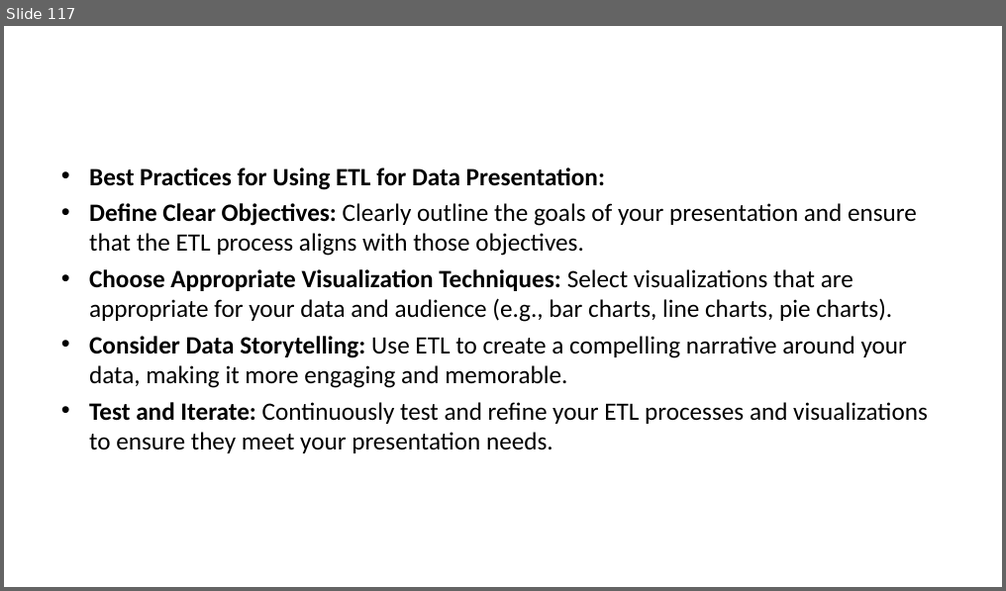
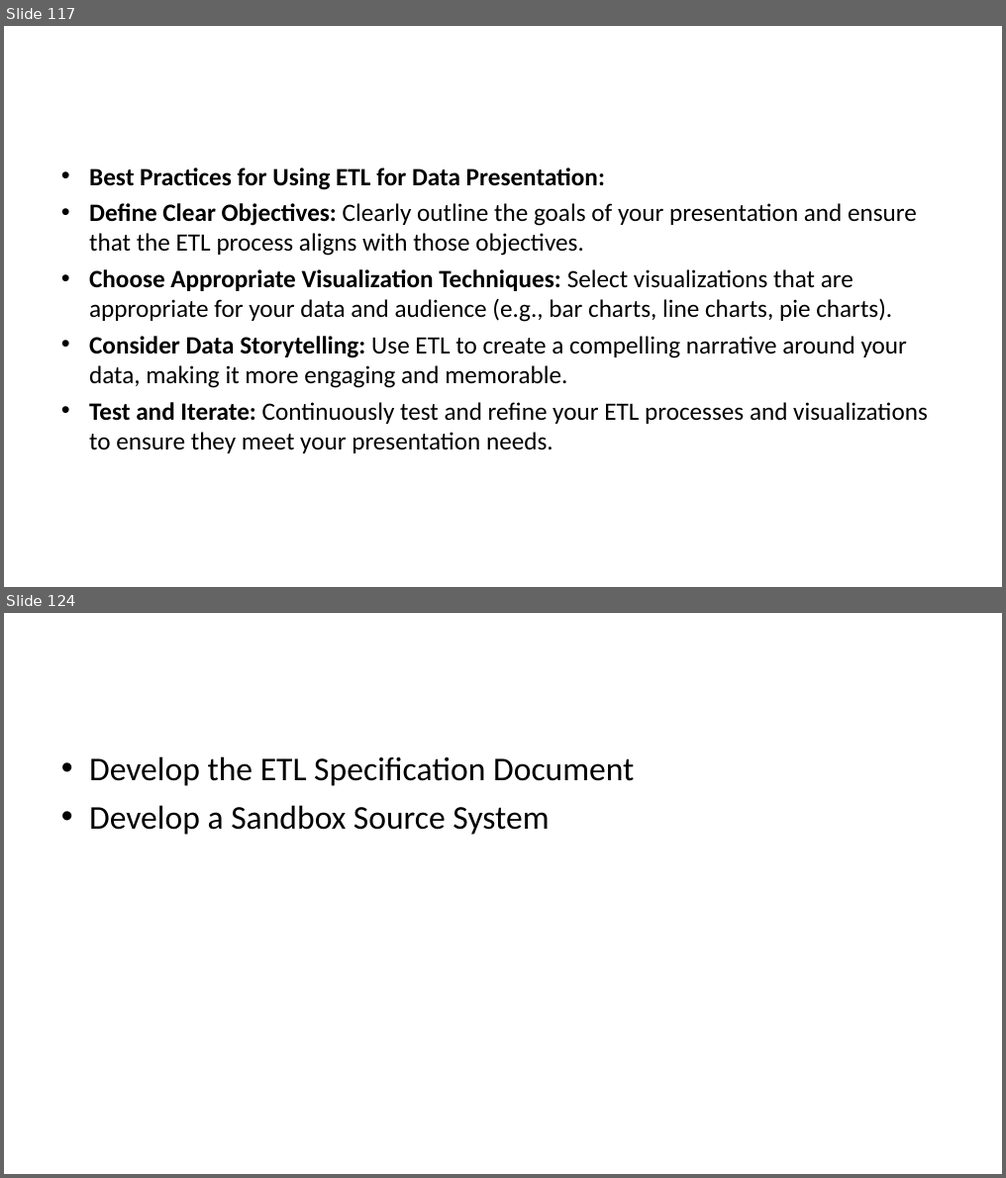
Before and after one commit to satishdkt/BTech-2024-25-Batch-Data-Warehouse-BI, a slide deck: PPT/ch-4-Introducing ETL.ppt. Shown one above the other, each under a label of ours: slide 117 before the commit, slides 117 and 124 after it; the slides between them are not shown. The pictures are 1006x591 and 1006x1178 pixels, drawn with LibreOffice and Linux fonts; fonts in the diff are those of the drawing. Boxes give left, top, right and bottom in pixels: in the first picture for what was removed or moved away, otherwise in the second. Text is boxed around its words. In the diff, an @@ line names an element or a change of style, - is before the commit and + after.

```diff
--- a/PPT/ch-4-Introducing ETL.ppt
+++ b/PPT/ch-4-Introducing ETL.ppt
@@ slide 124 added at (4,613,1002,1174), background #FFFFFF @@
@@ text added at (89,757,634,835), 32 pt, text #000000 @@
+• Develop the ETL Specification Document
+• Develop a Sandbox Source System
```
Also in this commit, not shown: 6 other slides added, 1 other file.
